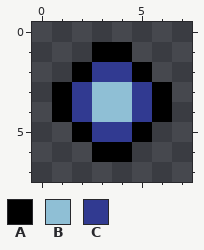
Pixel-art file -- sprites/coin.aseprite. That is the earlier state.
8x8 pixels, 1 frame.
Palette (. is transparent): A #000000  B #8fbfd5  C #313a91
And afterwards:
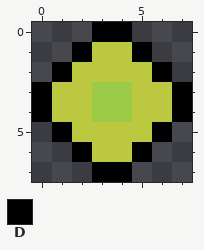
Colours new in this view: D #000000
Difference:
@@ palette @@
-A #000000
+A #bbc840
-B #8fbfd5
+B #9ccc47
@@ x 0..7 @@
-0 ........
-1 ...AA...
-2 ..ACCA..
-3 .ACBBCA.
-4 .ACBBCA.
-5 ..ACCA..
-6 ...AA...
-7 ........
+0 ...DD...
+1 ..DAAD..
+2 .DAAAAD.
+3 DAABBAAD
+4 DAABBAAD
+5 .DAAAAD.
+6 ..DAAD..
+7 ...DD...
